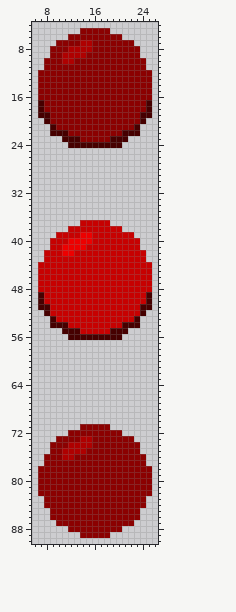
Sprite sheet, stored at assets/img/button.png. Above, as it was before the edit.
The file is 192x576 pixels, drawn in blocks of 6x6; one block is one cell here. Shown: x 6..26, y 4..90.
After the commit:
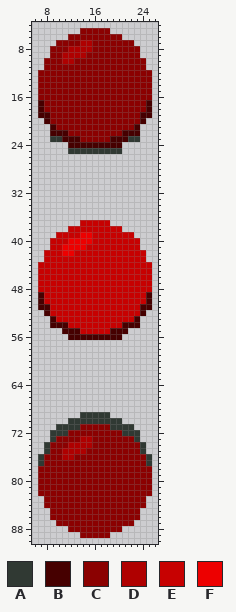
Palette (. is transparent): A #303933  B #460000  C #8b0101  D #af0000  E #c70101  F #ed0000
What changed:
@@ x 6..26 @@
 22 ...BBBCCCCCCCCCBBB...
-23 .....BBBCCCCCBBB.....
+23 ...AABBBCCCCCBBBAA...
 24 ......BBBBBBBBB......
-25 .....................
+25 ......AAAAAAAAA......
 26 .....................
@@ x 6..26 @@
 68 .....................
-69 .....................
-70 .....................
-71 ........CCCCC........
-72 ......CCCCCCCCC......
-73 ....CCCCDDCCCCCCC....
-74 ...CCCDDDDCCCCCCCC...
-75 ...CCDDDDCCCCCCCCC...
-76 ..CCCDDCCCCCCCCCCCC..
-77 ..CCCCCCCCCCCCCCCCC..
+69 ........AAAAA........
+70 ......AAAAAAAAA......
+71 ....AAAACCCCCAAAA....
+72 ...AAACCCCCCCCCAAA...
+73 ...ACCCCDDCCCCCCCA...
+74 ..ACCCDDDDCCCCCCCCA..
+75 ..ACCDDDDCCCCCCCCCA..
+76 .ACCCDDCCCCCCCCCCCCA.
+77 .ACCCCCCCCCCCCCCCCCA.
 78 .CCCCCCCCCCCCCCCCCCC.
